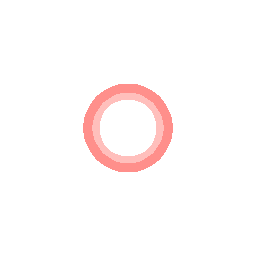
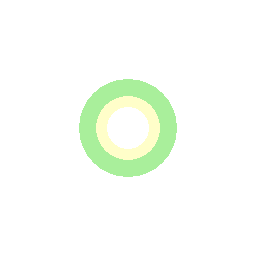
Revision of a layered 256px x 256px image; what changed, layer by layer:
hid "Paint Layer 4" over bbox(79, 79, 177, 177)
added layer "Copy of Paint Layer 3" above "Paint Layer 3" over bbox(79, 79, 177, 177)
showed "Paint Layer 3" over bbox(79, 79, 177, 177)